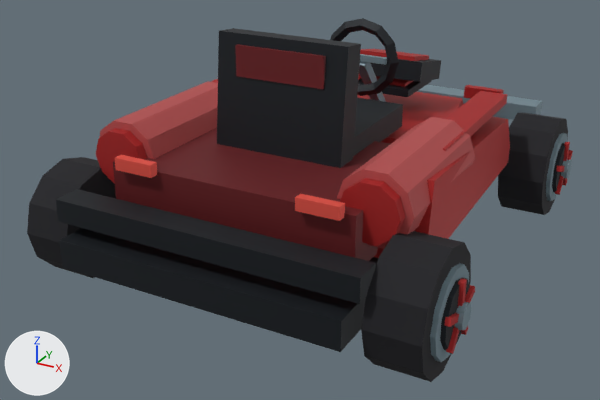
An edit to the glTF model DLC/HaydeeSafeAdaptation/assets/kart/haydee-safe-adaptation/haydee-safe-blue-loadout/kart.glb, drawn before and after from the same camera.
The view is the same before and after, from a camera (50 mm lens) standing at (2.03, -4.03, 2.21) and looking at (-0.11, -0.14, 0.26). Arrows for +X, +Y and +Z are at lower left; the lights stay in place. The older version comes first. Where no turn or scale is listed for an object, it has been applied to the vertices. Vertices at exactly the same position are counted once.

The first picture shows 'chassis', 'wheel-front-right', 'wheel-rear-left', 'wheel-rear-right'.
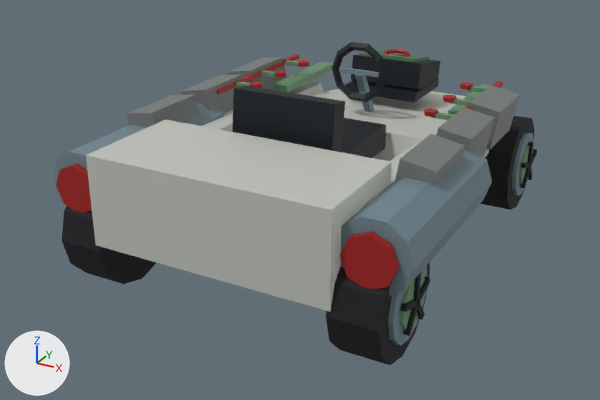
The change, as a diff of the scene's bpy script:
```diff
--- a/DLC/HaydeeSafeAdaptation/assets/kart/haydee-safe-adaptation/haydee-safe-blue-loadout/kart.glb.py
+++ b/DLC/HaydeeSafeAdaptation/assets/kart/haydee-safe-adaptation/haydee-safe-blue-loadout/kart.glb.py
@@ me_wheel_front_right @@
-me_wheel_front_right.from_pydata(...)  # 132 vertices, 228 faces; spans x -0.135..0.221, y -0.31..0.31, z -0.31..0.31
+me_wheel_front_right.from_pydata(...)  # 113 vertices, 196 faces; spans x -0.125..0.182, y -0.3..0.3, z -0.3..0.3
+# me_wheel_front_right part 1: a new loose piece, a 10-sided cylinder along x spanning x 0.14..0.165, y -0.128..0.128, z -0.135..0.135, in mat_wheel_vertex_colours
+# me_wheel_front_right part 2: a new loose piece, a box spanning x 0.158..0.182, y -0.015..0.015, z 0.0..0.15, in mat_wheel_vertex_colours
+# me_wheel_front_right part 3: the loose piece of 26 vertices spanning x -0.135..0.135, y -0.31..0.31, z -0.31..0.31 is rebuilt with 51 vertices and now spans x -0.125..0.149, y -0.3..0.3, z -0.3..0.3
+# me_wheel_front_right part 4: the loose piece of 8 vertices spanning x 0.174..0.2, y 0.0..0.165, z -0.015..0.068 is rebuilt with 8 vertices and now spans x 0.158..0.182, y -0.005..0.147, z -0.014..0.061
+# me_wheel_front_right part 5: the loose piece of 8 vertices spanning x 0.174..0.2, y -0.165..0.0, z -0.015..0.068 is rebuilt with 8 vertices and now spans x 0.158..0.182, y -0.147..0.005, z -0.014..0.061
+# me_wheel_front_right part 6: 90 vertices removed from x 0.134..0.221, y -0.217..0.217, z -0.217..0.217; 16 vertices added at x 0.158..0.182, y -0.1..0.1, z -0.13..0.009
 me_wheel_front_right.materials.append(mat_wheel_vertex_colours)
@@ me_wheel_rear_right @@
-me_wheel_rear_right.from_pydata(...)  # 132 vertices, 228 faces; spans x -0.135..0.221, y -0.31..0.31, z -0.31..0.31
+me_wheel_rear_right.from_pydata(...)  # 113 vertices, 196 faces; spans x -0.125..0.182, y -0.3..0.3, z -0.3..0.3
+# me_wheel_rear_right part 7: a new loose piece, a 10-sided cylinder along x spanning x 0.14..0.165, y -0.128..0.128, z -0.135..0.135, in mat_wheel_vertex_colours
+# me_wheel_rear_right part 8: a new loose piece, a box spanning x 0.158..0.182, y -0.015..0.015, z 0.0..0.15, in mat_wheel_vertex_colours
+# me_wheel_rear_right part 9: the loose piece of 26 vertices spanning x -0.135..0.135, y -0.31..0.31, z -0.31..0.31 is rebuilt with 51 vertices and now spans x -0.125..0.149, y -0.3..0.3, z -0.3..0.3
+# me_wheel_rear_right part 10: the loose piece of 8 vertices spanning x 0.174..0.2, y 0.0..0.165, z -0.015..0.068 is rebuilt with 8 vertices and now spans x 0.158..0.182, y -0.005..0.147, z -0.014..0.061
+# me_wheel_rear_right part 11: the loose piece of 8 vertices spanning x 0.174..0.2, y -0.165..0.0, z -0.015..0.068 is rebuilt with 8 vertices and now spans x 0.158..0.182, y -0.147..0.005, z -0.014..0.061
+# me_wheel_rear_right part 12: 90 vertices removed from x 0.134..0.221, y -0.217..0.217, z -0.217..0.217; 16 vertices added at x 0.158..0.182, y -0.1..0.1, z -0.13..0.009
 me_wheel_rear_right.materials.append(mat_wheel_vertex_colours)
@@ ob_chassis @@
-ob_chassis = bpy.data.objects.new('chassis', me_chassis)
@@ ob_wheel_rear_left @@
 ob_wheel_rear_left = bpy.data.objects.new('wheel-rear-left', me_wheel_rear_left)
-ob_wheel_rear_left.location = (-0.955, -0.985, 0.31)
+ob_wheel_rear_left.location = (-0.76, -0.96, 0.3)
@@ ob_wheel_front_right @@
 ob_wheel_front_right = bpy.data.objects.new('wheel-front-right', me_wheel_front_right)
-ob_wheel_front_right.location = (0.955, 0.985, 0.31)
+ob_wheel_front_right.location = (0.76, 0.96, 0.3)
@@ ob_wheel_rear_right @@
 ob_wheel_rear_right = bpy.data.objects.new('wheel-rear-right', me_wheel_rear_right)
-ob_wheel_rear_right.location = (0.955, -0.985, 0.31)
+ob_wheel_rear_right.location = (0.76, -0.96, 0.3)
@@ ob_identity_lab_pod_motif_circuit @@
+ob_identity_lab_pod_motif_circuit = bpy.data.objects.new('identity-lab-pod-motif-circuit', me_identity_lab_pod_motif_circuit)  # 148 vertices, 240 faces; spans x -0.728..0.728, y -0.075..0.915, z 0.798..0.832
+ob_identity_lab_pod_motif_circuit.location = (0.0, 0.0, 0.0)
@@ ob_identity_lab_pod_motif_armor @@
+ob_identity_lab_pod_motif_armor = bpy.data.objects.new('identity-lab-pod-motif-armor', me_identity_lab_pod_motif_armor)  # 48 vertices, 72 faces; spans x -0.89..0.89, y -0.68..0.72, z 0.59..0.85
+ob_identity_lab_pod_motif_armor.location = (0.0, 0.0, 0.0)
@@ ob_identity_lab_pod_motif_scanner @@
+ob_identity_lab_pod_motif_scanner = bpy.data.objects.new('identity-lab-pod-motif-scanner', me_identity_lab_pod_motif_scanner)  # 56 vertices, 104 faces; spans x -0.235..0.235, y 0.779..1.161, z 0.681..0.914
+ob_identity_lab_pod_motif_scanner.location = (0.0, 0.0, 0.0)
@@ ob_identity_lab_pod_driver_cockpit @@
+ob_identity_lab_pod_driver_cockpit = bpy.data.objects.new('identity-lab-pod-driver-cockpit', me_identity_lab_pod_driver_cockpit)  # 80 vertices, 140 faces; spans x -0.3..0.3, y -0.557..0.679, z 0.459..1.086
+ob_identity_lab_pod_driver_cockpit.location = (0.0, 0.0, 0.0)
@@ ob_identity_lab_pod_lab_pod_segmented_shell @@
+ob_identity_lab_pod_lab_pod_segmented_shell = bpy.data.objects.new('identity-lab-pod-lab-pod-segmented-shell', me_identity_lab_pod_lab_pod_segmented_shell)  # 144 vertices, 240 faces; spans x -0.99..0.99, y -1.26..1.47, z 0.3..0.81
+ob_identity_lab_pod_lab_pod_segmented_shell.location = (0.0, 0.0, 0.0)
```

Boxes (x1, y1, x2, y2) around the edits, measured in the pictures (600 x 400 px):
'chassis', deleted
    before: (56, 18, 542, 352)
'identity-lab-pod-lab-pod-segmented-shell', added
    after: (53, 62, 492, 312)
'wheel-rear-right', reshaped, moved
    before: (361, 231, 475, 382)
    after: (326, 262, 430, 365)
'identity-lab-pod-motif-armor', added
    after: (127, 57, 520, 186)
'identity-lab-pod-driver-cockpit', added
    after: (232, 42, 388, 158)
'wheel-rear-left', moved
    before: (27, 157, 116, 278)
    after: (62, 206, 156, 284)
'wheel-front-right', reshaped, moved
    before: (498, 113, 573, 215)
    after: (480, 115, 537, 210)
'identity-lab-pod-motif-scanner', added
    after: (351, 49, 440, 89)
'identity-lab-pod-motif-circuit', added
    after: (217, 54, 503, 120)
part 1 of me_wheel_front_right, added
    after: (519, 144, 533, 185)
part 2 of me_wheel_front_right, added
    after: (527, 142, 534, 163)
part 3 of me_wheel_front_right, rebuilt
    before: (498, 113, 568, 215)
    after: (480, 115, 534, 210)
part 4 of me_wheel_front_right, rebuilt
    before: (568, 150, 573, 160)
    after: (530, 149, 537, 167)
part 5 of me_wheel_front_right, rebuilt
    before: (556, 165, 565, 172)
    after: (521, 163, 531, 168)
part 6 of me_wheel_front_right, cut back
    before: (546, 133, 572, 201)
    after: (520, 167, 532, 188)
part 7 of me_wheel_rear_right, added (green)
    after: (399, 273, 425, 330)
part 8 of me_wheel_rear_right, added
    after: (414, 273, 421, 304)
part 9 of me_wheel_rear_right, rebuilt
    before: (361, 231, 471, 382)
    after: (326, 262, 430, 365)
part 10 of me_wheel_rear_right, rebuilt
    before: (465, 285, 475, 303)
    after: (418, 277, 430, 305)
part 11 of me_wheel_rear_right, rebuilt
    before: (444, 313, 459, 327)
    after: (401, 299, 418, 312)
part 12 of me_wheel_rear_right, cut back
    before: (430, 263, 472, 362)
    after: (403, 303, 425, 336)
